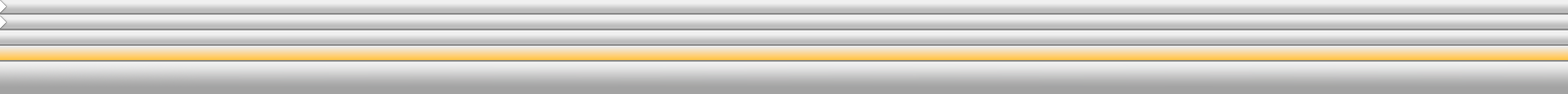
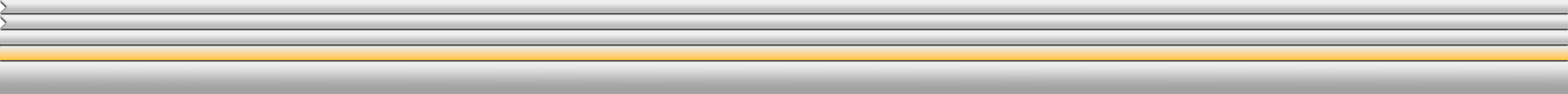
Layers edited between the first and the second 1568 × 94 image:
moved "Layer 1 copy" above "Layer 3 copy", painted on it over [0, 60, 1568, 63]
moved "Layer 3 copy" above "Layer 3 copy 4", painted on it over [0, 44, 1568, 48]
painted on "Layer 3 copy 4" over [0, 28, 1568, 31]
removed layer "Layer 1" over [0, 16, 1568, 31]
painted on "Layer 3" over [0, 13, 1568, 16]
